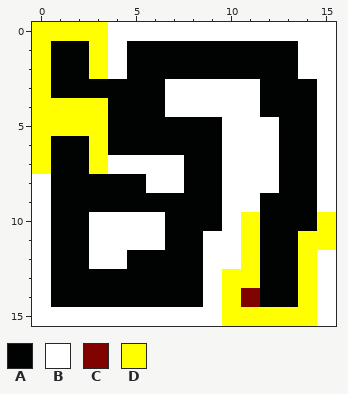
Edited in one commit: pixel-art file (PAC3Resources/map1.aseprite). The first picture shows the starting point.
16x16 pixels, 1 frame. Colours within 5 levels of each other are drawn and written as one.
Visible layers, top first: "Exit", "Zone3", "Zone2", "zone1", "Wallzone1", "walls", "Layer 1".
Palette (. is transparent): A #000301  B #ffffff  C #800300  D #ffff00
Pixels before, first column x 0:
 0 DDDDBBBBBBBBBBBB
 1 DAADBAAAAAAAAABB
 2 DAADBAAAAAAAAABB
 3 DAAAAAABBBBBAAAB
 4 DDDDAAABBBBBAAAB
 5 DDDDAAAAAABBBAAB
 6 DAADAAAAAABBBAAB
 7 DAADBBBBAABBBAAB
 8 BAAAAABBAABBBAAB
 9 BAAAAAAAAABBAAAB
10 BAABBBBAAABDAAAD
11 BAABBBBAABBDAADD
12 BAABBAAAABBDAADB
13 BAAAAAAAABDDAADB
14 BAAAAAAAABDCAADB
15 BBBBBBBBBBDDDDDB
Once edited:
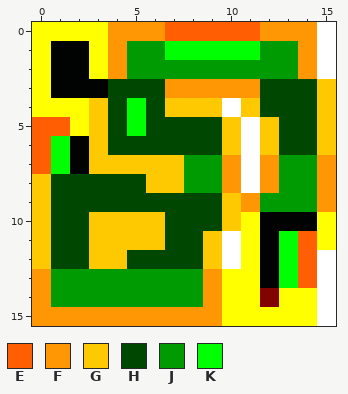
Colours new in this view: E #ff5e02  F #ff9603  G #ffc901  H #004801  J #009b03  K #00ff02
Edits made:
layer "DungeonZone" added
layer "DungeonWall" added
layer "TechZone" added
layer "TechWall" added
layer "GreenBambooZone" added
layer "GreenBambooWall" added
layer "LavaZone" added
layer "LavaWall" added
layer "Wallzone1" removed
layer "zone1" removed
layer "Zone2" removed
layer "Zone3" removed
Changed rows in their new state; - is an unchanged pixel.
first column x 0:
 0 ----FFFEEEEEFFF-
 1 ----FJJKKKKKJJF-
 2 ----FJJJJJJJJJF-
 3 ----HHHFFFFFHHHG
 4 ---GHKHGGG-GHHHG
 5 EE-GHKHHHHG-GHHG
 6 EK-GHHHHHHG-GHHG
 7 EK-GGGGGJJF-FJJF
 8 GHHHHHGGJJF-FJJF
 9 GHHHHHHHHHGFJJJF
10 GHHGGGGHHHG-----
11 GHHGGGGHHG---KE-
12 GHHGGHHHHG---KE-
13 FJJJJJJJJF---KE-
14 FJJJJJJJJF-DCD--
15 FFFFFFFFFF------
